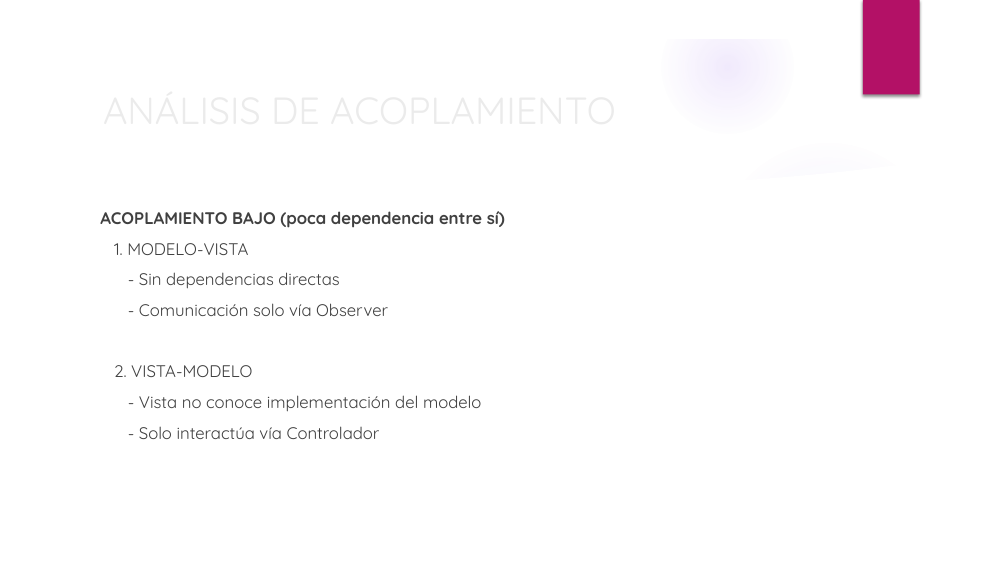
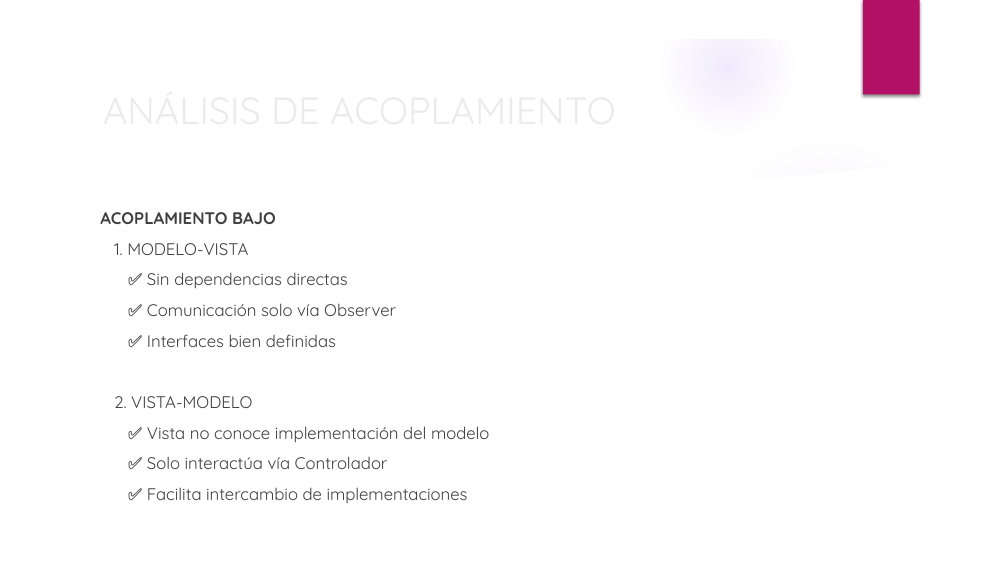
Before and after one commit to BinaryJuan/scrabble-poo, a slide deck: slide 33 of SCRABBLE.pptx (slide 36 before the commit). Drawn at 1008x567 pixels with LibreOffice and Linux fonts; fonts in the diff are those of the drawing; background and template pictures are left out. Boxes give left, top, right and bottom in pixels: in the first picture for what was removed or moved away, otherwise in the second. Text is boxed around its words. In the diff, an @@ line names an element or a change of style, - is before the commit and + after.

```diff
--- a/SCRABBLE.pptx
+++ b/SCRABBLE.pptx
@@ text at bbox=[100, 212, 276, 224]: text changed @@
-ACOPLAMIENTO BAJO (poca dependencia entre sí)
+ACOPLAMIENTO BAJO
@@ text at bbox=[147, 272, 396, 347]: text changed @@
-- Sin dependencias directas
-- Comunicación solo vía Observer
+✅ Sin dependencias directas
+✅ Comunicación solo vía Observer
+✅ Interfaces bien definidas
@@ text at bbox=[147, 426, 489, 503]: text changed @@
-- Vista no conoce implementación del modelo
-- Solo interactúa vía Controlador
+✅ Vista no conoce implementación del modelo
+✅ Solo interactúa vía Controlador
+✅ Facilita intercambio de implementaciones
```
Also in this commit, not shown: 12 other slides changed, 1 slide added, 3 slides removed.
